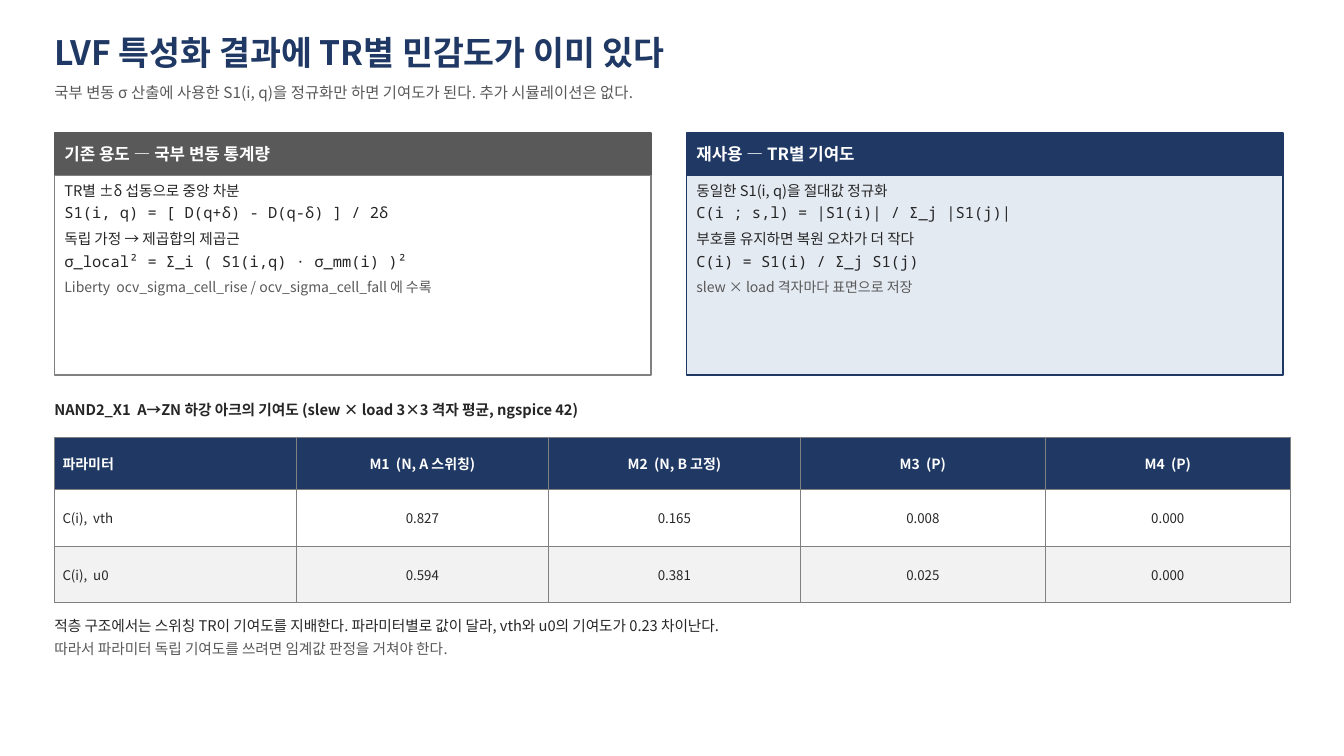
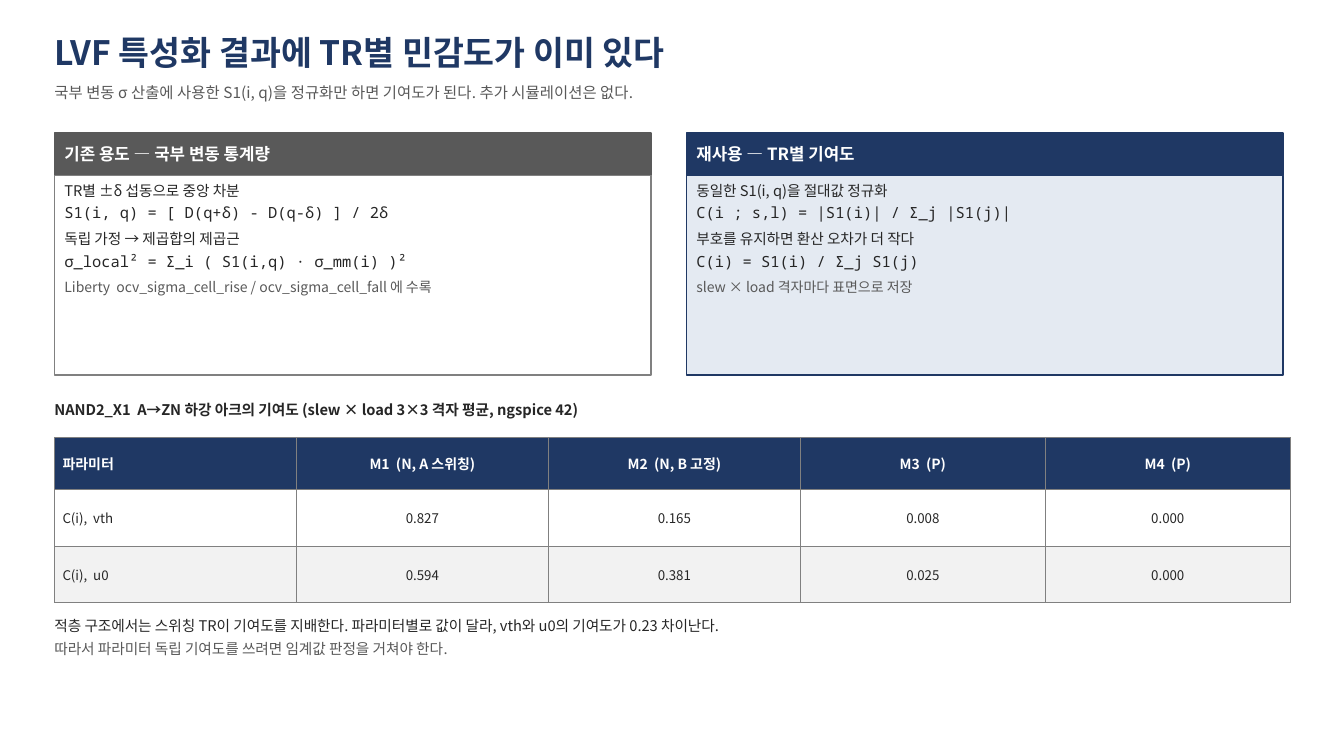
Before and after one commit to Yoobeom/Yoobeom, a slide deck: slide 2 of lvf_global_var/doc/slides/invention_4steps.pptx. Drawn at 1344x756 pixels with LibreOffice and Linux fonts; fonts in the diff are those of the drawing. Boxes give left, top, right and bottom in pixels: in the first picture for what was removed or moved away, otherwise in the second. Text is boxed around its words. In the diff, an @@ line names an element or a change of style, - is before the commit and + after.

```diff
--- a/lvf_global_var/doc/slides/invention_4steps.pptx
+++ b/lvf_global_var/doc/slides/invention_4steps.pptx
@@ text in rectangle at box(696, 232, 914, 245): text changed @@
-부호를 유지하면 복원 오차가 더 작다
+부호를 유지하면 환산 오차가 더 작다
```
Also in this commit, not shown: 4 other slides changed, 1 other file.
